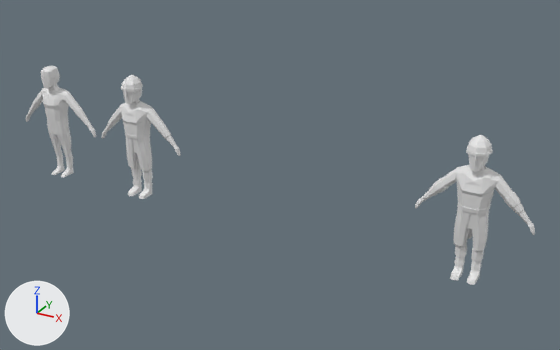
Two versions of the Blender file Models/Light_Knight.blend, one commit apart.
Both versions are drawn from a 50 mm lens placed at (2.09, -8.83, 5.24), pointed at (-2.86, 0.18, 0.74). The lights are fixed; the arrows at lower left show +X, +Y and +Z.

Objects in the first picture: 'LightKnight1', 'LightKnight1.001', 'LightKnight1.002', 'LightKnight1_Helmet.001', 'LightNight1_Robe.001'.
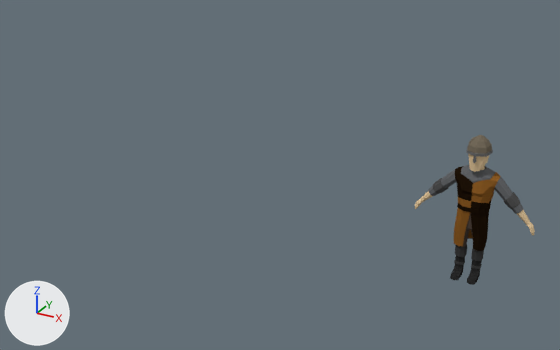
What differs and where, as boxes (x1, y1, x2, y2) in the pictures (560 x 350 px; the box of a moved part takes in the faces that stretch with it):
'LightKnight1', reshaped, modifiers changed: (415, 135, 535, 285) in both
'LightKnight1.002', deleted: before (26, 66, 96, 177)
'LightNight1_Robe.001', deleted: before (108, 101, 171, 171)
'LightKnight1.001', hidden: before (101, 89, 181, 199)
'LightKnight1_Helmet.001', deleted: before (121, 75, 143, 97)
part 1 of me_cube_003, built on: before (415, 166, 534, 239); after (415, 135, 533, 280)
part 2 of me_cube_003, recoloured (grey to brown): before (415, 154, 535, 234); after (474, 155, 535, 236)
part 3 of me_cube_003, recoloured (white to brown): (476, 135, 492, 154) in both
part 4 of me_cube_003, recoloured: (474, 150, 493, 163) in both
part 5 of me_cube_003, recoloured: before (448, 165, 507, 188); after (473, 166, 507, 189)
part 6 of me_cube_003, recoloured (grey to brown): (472, 175, 499, 198) in both
part 7 of me_cube_003, recoloured (grey to black): (470, 204, 491, 251) in both
part 8 of me_cube_003, recoloured: before (459, 213, 477, 251); after (469, 214, 477, 251)
part 9 of me_cube_003, recoloured (white to black): (467, 259, 482, 285) in both
part 10 of me_cube_003, recoloured: before (454, 244, 484, 269); after (471, 248, 484, 269)
part 11 of me_cube_011, moved or reshaped (not visible afterwards): before (128, 159, 153, 199)

The change, as a list of edits to the scene's bpy script:
```text
Add mat_clothcolor1:
    mat_clothcolor1 = diffuse_material('ClothColor1')
    mat_clothcolor1.base_color = (0.274, 0.11, 0.0191)  # brown #8f5d26
Add mat_clotharmor:
    mat_clotharmor = diffuse_material('ClothArmor')
    mat_clotharmor.base_color = (0.124, 0.13, 0.138)  # dark grey #636568
Add mat_helmetdown:
    mat_helmetdown = diffuse_material('HelmetDown')
    mat_helmetdown.base_color = (0.147, 0.147, 0.147)  # dark grey #6b6b6b
Add mat_helmettop:
    mat_helmettop = diffuse_material('HelmetTop')
    mat_helmettop.base_color = (0.168, 0.14, 0.0999)  # brown #726959
Add mat_legs:
    mat_legs = diffuse_material('Legs')
    mat_legs.base_color = (0.0908, 0.0666, 0.0532)  # brown #554941
Add mat_boots:
    mat_boots = diffuse_material('Boots')
    mat_boots.base_color = (0.022, 0.022, 0.022)  # black #292929
Add mat_boots2:
    mat_boots2 = diffuse_material('Boots2')
    mat_boots2.base_color = (0.047, 0.047, 0.047)  # black #3d3d3d
Add mat_clothcolor2:
    mat_clothcolor2 = diffuse_material('ClothColor2')
    mat_clothcolor2.base_color = (0.0147, 0.00728, 0.0027)  # black #201509
Add mat_skin:
    mat_skin = diffuse_material('Skin')
    mat_skin.base_color = (0.761, 0.565, 0.328)  # beige #e2c69b
Change me_cube_003:
    remove me_cube_003.from_pydata(...)  # 486 vertices, 458 faces; spans x -0.01..0.76, y -0.23..0.15, z -0.02..1.96
    add me_cube_003.from_pydata(...)  # 907 vertices, 927 faces; spans x -0.76..0.76, y -0.23..0.15, z -0.02..1.96
    me_cube_003 part 1: 75 vertices moved from x 0.08..0.76, y -0.17..0.11, z 0.77..1.8 to x 0.07..0.76, y -0.17..0.09, z 0.77..1.8; 75 vertices removed from x -0.01..0.75, y -0.17..0.15, z 0.47..1.46; 496 vertices added at x -0.76..0.75, y -0.23..0.15, z -0.02..1.9
    me_cube_003 part 2: 92 faces spanning x 0.0..0.76, y -0.21..0.14, z 0.77..1.87 switch from no material to mat_skin (beige #e2c69b)
    me_cube_003 part 3: 14 faces spanning x 0.0..0.15, y -0.22..0.09, z 1.78..1.96 switch from no material to mat_helmettop (brown #726959)
    me_cube_003 part 4: 20 faces spanning x 0.0..0.15, y -0.23..0.1, z 1.65..1.78 switch from no material to mat_helmetdown (dark grey #6b6b6b)
    me_cube_003 part 5: 20 faces spanning x 0.0..0.37, y -0.18..0.11, z 1.23..1.55 switch from no material to mat_clotharmor (dark grey #636568)
    me_cube_003 part 6: 23 faces spanning x 0.0..0.28, y -0.2..0.15, z 1.18..1.47 switch from no material to mat_clothcolor1 (brown #8f5d26)
    me_cube_003 part 7: 35 faces spanning x 0.0..0.2, y -0.17..0.15, z 0.43..1.06 switch from no material to mat_clothcolor2 (black #201509)
    me_cube_003 part 8: 50 faces spanning x 0.0..0.19, y -0.16..0.13, z 0.4..1.11 switch from no material to mat_legs (brown #554941)
    me_cube_003 part 9: 40 faces spanning x 0.05..0.16, y -0.21..0.08, z -0.02..0.26 switch from no material to mat_boots (black #292929)
    me_cube_003 part 10: 36 faces spanning x 0.04..0.17, y -0.06..0.1, z 0.14..0.4 switch from no material to mat_boots2 (black #3d3d3d)
    add me_cube_003.materials.append(mat_clothcolor3)  # dark grey #505050
Change me_cube_011:
    remove me_cube_011.from_pydata(...)  # 275 vertices, 269 faces; spans x 0.0..0.76, y -0.21..0.14, z -0.02..1.87
    add me_cube_011.from_pydata(...)  # 267 vertices, 264 faces; spans x 0.0..0.76, y -0.21..0.14, z 0.0..1.87
    me_cube_011 part 11
    74 vertices are removed from x 0.04..0.17, y -0.21..0.1, z -0.02..0.4
    86 faces are deleted
    3 vertices move from x 0.04..0.11, y -0.05..-0.02, z 0.4 to x 0.06..0.08, y -0.03..0.02, z 0.26..0.38
    66 vertices are added at x 0.05..0.16, y -0.18..0.1, z 0.0..0.42
    81 new faces join them
Remove ob_lightknight1_002:
    ob_lightknight1_002 = bpy.data.objects.new('LightKnight1.002', me_cube_009)
Change ob_lightknight1:
    remove _m = ob_lightknight1.modifiers.new('Mirror', 'MIRROR')
    remove _m.use_clip = True
Change ob_lightknight1_001:
    ob_lightknight1_001.location: (-5.267, 0.0, 0.0) -> (0.0, 0.0, 0.0)
    add ob_lightknight1_001.hide_set(True)  # its collection is switched off
Remove ob_lightknight1_helmet_001:
    ob_lightknight1_helmet_001 = bpy.data.objects.new('LightKnight1_Helmet.001', me_cylinder_001)
Remove ob_lightnight1_robe_001:
    ob_lightnight1_robe_001 = bpy.data.objects.new('LightNight1_Robe.001', me_cube_010)
```
